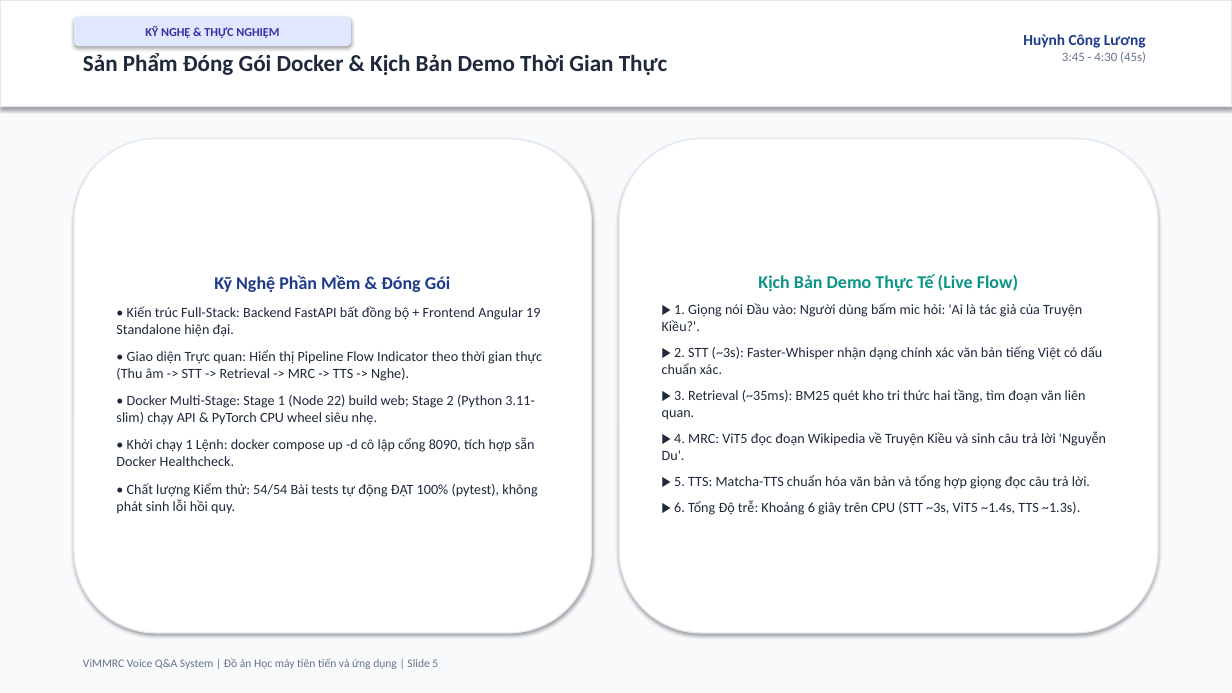
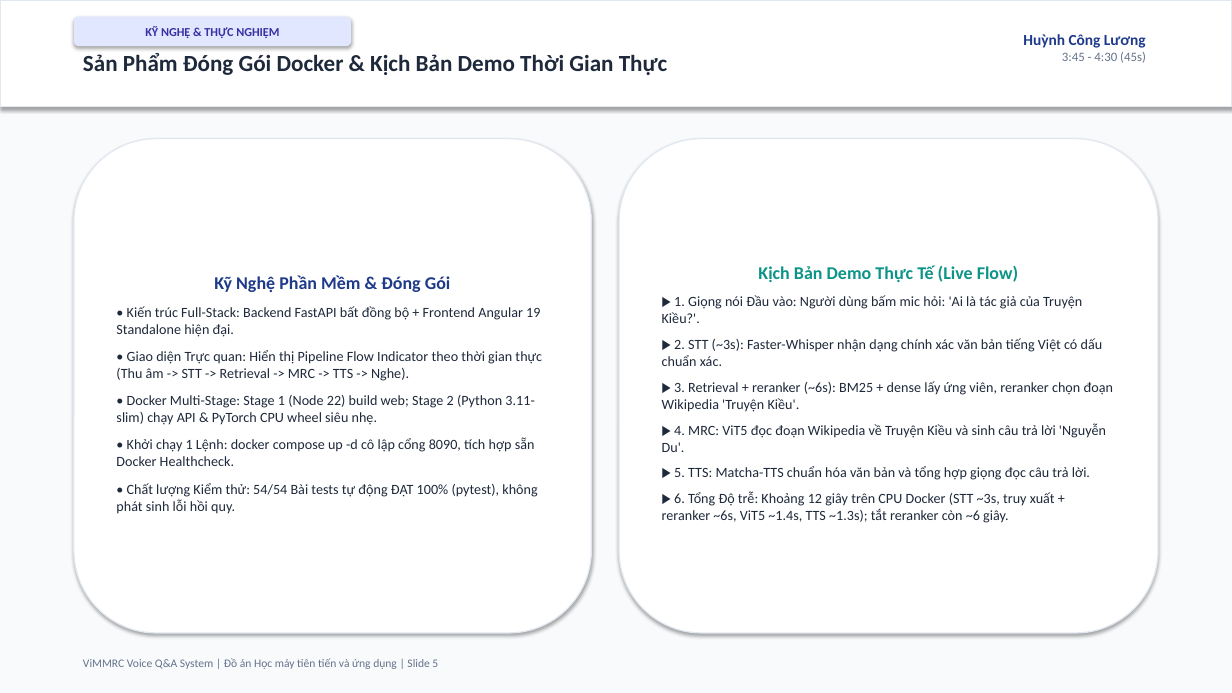
Before and after one commit to ngohuy04022000/vimmrc-qa-voice, a slide deck: slide 5 of docs/ViMMRC_Presentation_5min.pptx. Drawn at 1232x693 pixels with LibreOffice and Linux fonts; fonts in the diff are those of the drawing. Boxes give left, top, right and bottom in pixels: in the first picture for what was removed or moved away, otherwise in the second. Text is boxed around its words. In the diff, an @@ line names an element or a change of style, - is before the commit and + after.

```diff
--- a/docs/ViMMRC_Presentation_5min.pptx
+++ b/docs/ViMMRC_Presentation_5min.pptx
@@ text in rounded rectangle at (x1=662, y1=381, x2=1113, y2=412): text changed @@
-▶ 3. Retrieval (~35ms): BM25 quét kho tri thức hai tầng, tìm đoạn văn liên quan.
+▶ 3. Retrieval + reranker (~6s): BM25 + dense lấy ứng viên, reranker chọn đoạn Wikipedia 'Truyện Kiều'.
@@ text in rounded rectangle at (x1=662, y1=491, x2=1055, y2=523): text changed @@
-▶ 6. Tổng Độ trễ: Khoảng 6 giây trên CPU (STT ~3s, ViT5 ~1.4s, TTS ~1.3s).
+▶ 6. Tổng Độ trễ: Khoảng 12 giây trên CPU Docker (STT ~3s, truy xuất + reranker ~6s, ViT5 ~1.4s, TTS ~1.3s); tắt reranker còn ~6 giây.
```
Also in this commit, not shown: 3 other slides changed, 10 other files.
